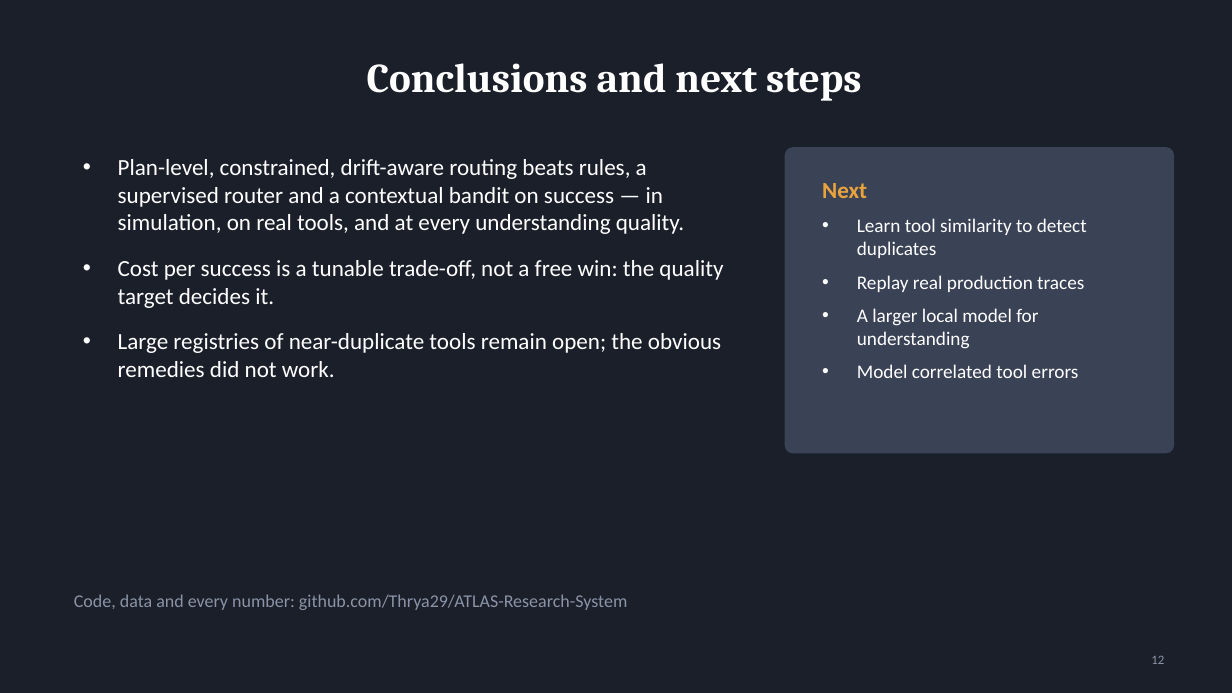
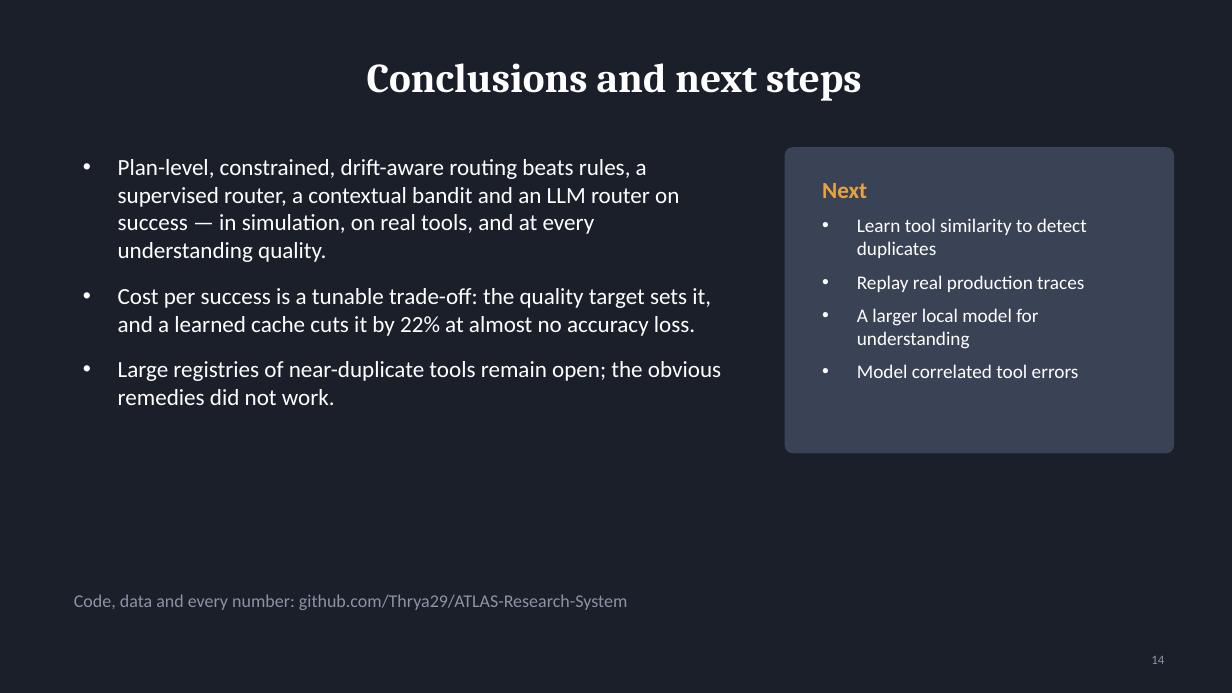
Before and after one commit to Thrya29/ATLAS-Research-System, a slide deck: slide 14 of docs/ATLAS_slides.pptx (slide 12 before the commit). Drawn at 1232x693 pixels with LibreOffice and Linux fonts; fonts in the diff are those of the drawing. Boxes give left, top, right and bottom in pixels: in the first picture for what was removed or moved away, otherwise in the second. Text is boxed around its words. In the diff, an @@ line names an element or a change of style, - is before the commit and + after.

```diff
--- a/docs/ATLAS_slides.pptx
+++ b/docs/ATLAS_slides.pptx
@@ text at box(118, 159, 711, 336): text changed @@
-• Plan-level, constrained, drift-aware routing beats rules, a supervised router and a contextual bandit on success — in simulation, on real tools, and at every understanding quality.
-• Cost per success is a tunable trade-off, not a free win: the quality target decides it.
+• Plan-level, constrained, drift-aware routing beats rules, a supervised router, a contextual bandit and an LLM router on success — in simulation, on real tools, and at every understanding quality.
+• Cost per success is a tunable trade-off: the quality target sets it, and a learned cache cuts it by 22% at almost no accuracy loss.
@@ page number at box(1151, 656, 1164, 664): text changed @@
-12
+14
```
Also in this commit, not shown: 5 other slides changed, 2 slides added.
